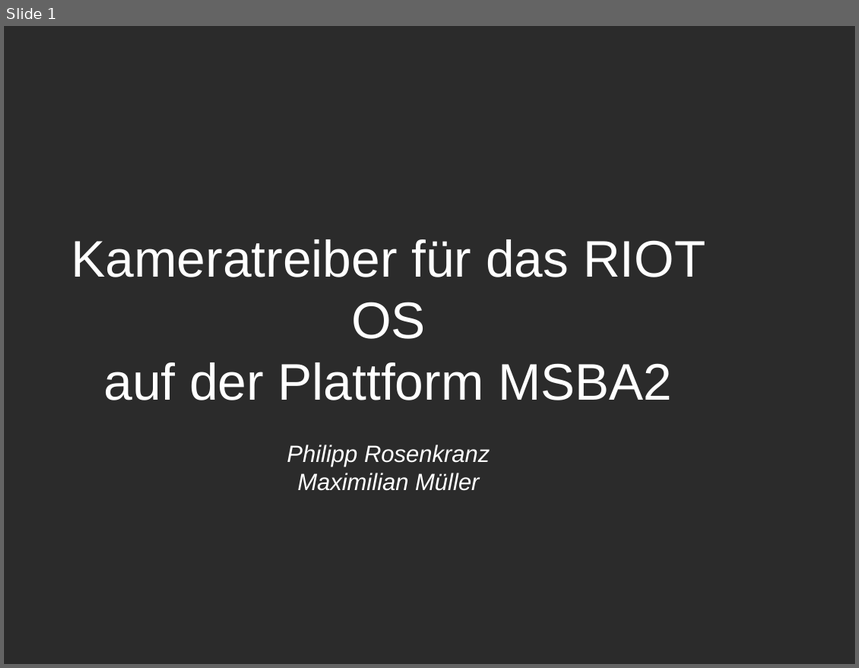
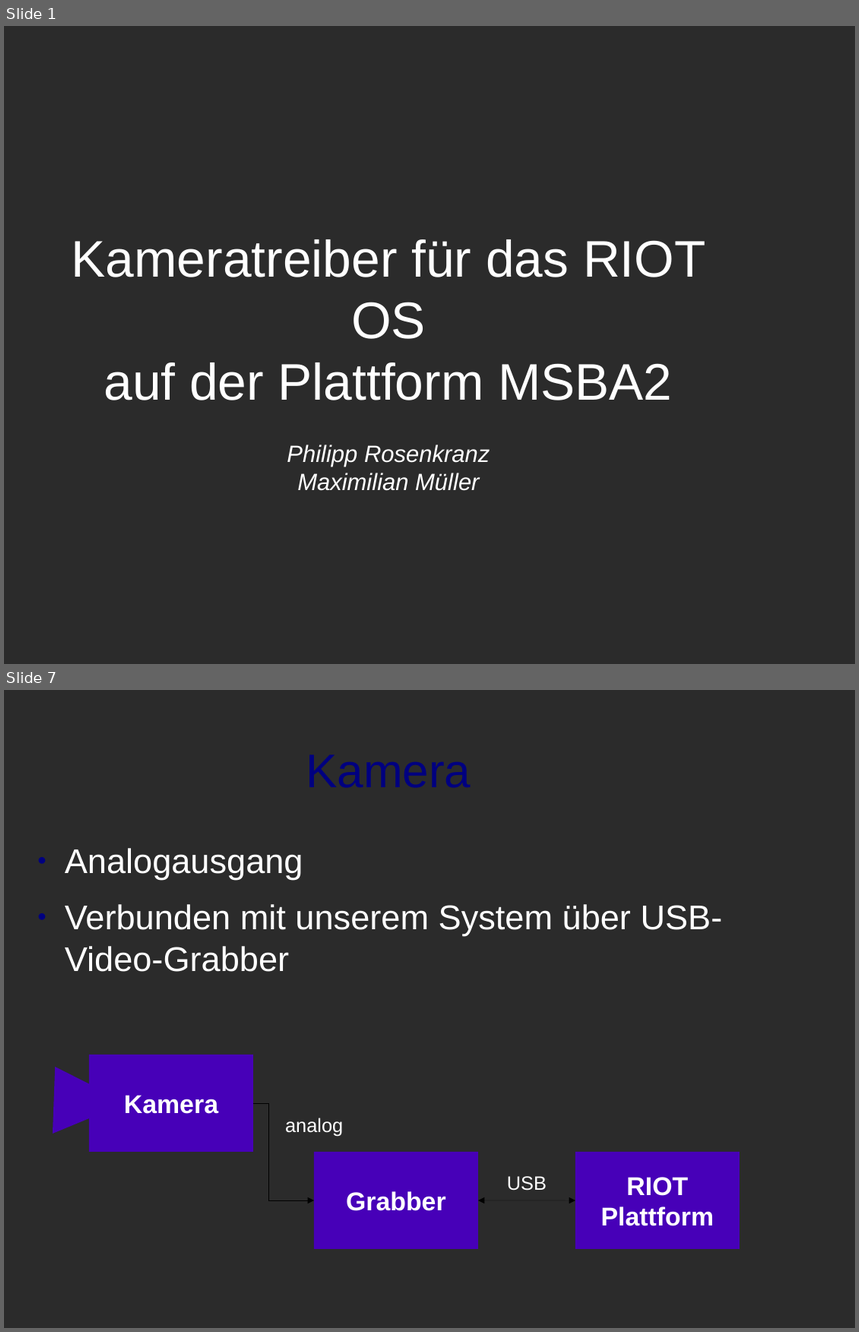
Before and after one commit to swp2013riot/riot-cam-driver, a slide deck: Erste Praesentation/Präsentation.odp. Shown one above the other, each under a label of ours: slide 1 before the commit, slides 1 and 7 after it; the slides between them are not shown. The pictures are 859x668 and 859x1332 pixels, drawn with LibreOffice and Linux fonts; fonts in the diff are those of the drawing; background and template pictures are left out; a plain dark background stands for a picture behind light text. Boxes give left, top, right and bottom in pixels: in the first picture for what was removed or moved away, otherwise in the second. Text is boxed around its words. In the diff, an @@ line names an element or a change of style, - is before the commit and + after.

```diff
--- a/Erste Praesentation/Präsentation.odp
+++ b/Erste Praesentation/Präsentation.odp
@@ slide 7 added at <box>4,690,855,1328</box>, background picture (left out) @@
@@ title added at <box>28,716,749,822</box>, 44 pt, text #000080 @@
+Kamera
@@ text added at <box>65,848,723,972</box>, 32 pt, text #FFFFFF @@
+● Analogausgang
+● Verbunden mit unserem System über USB-Video-Grabber
@@ freeform shape added at <box>53,1067,91,1135</box>, fill #4700B8 @@
@@ rectangle added at <box>89,1055,253,1152</box>, fill #4700B8, 24 pt, text #FFFFFF, bold @@
+Kamera
@@ elbow arrow added from (253, 1103) to (315, 1201), #000000 0 pt @@
@@ text added at <box>285,1118,343,1136</box>, 18 pt, text #FFFFFF @@
+analog
@@ rectangle added at <box>315,1152,479,1249</box>, fill #4700B8, 24 pt, text #FFFFFF, bold @@
+Grabber
@@ rectangle added at <box>576,1152,740,1249</box>, fill #4700B8, 24 pt, text #FFFFFF, bold @@
+RIOT
+Plattform
@@ text added at <box>507,1176,547,1191</box>, 18 pt, text #FFFFFF @@
+USB
@@ double arrow added from (478, 1201) to (576, 1201), #000000 0 pt @@
```
Also in this commit, not shown: 5 slides changed, 2 other slides added, 1 slide removed.
